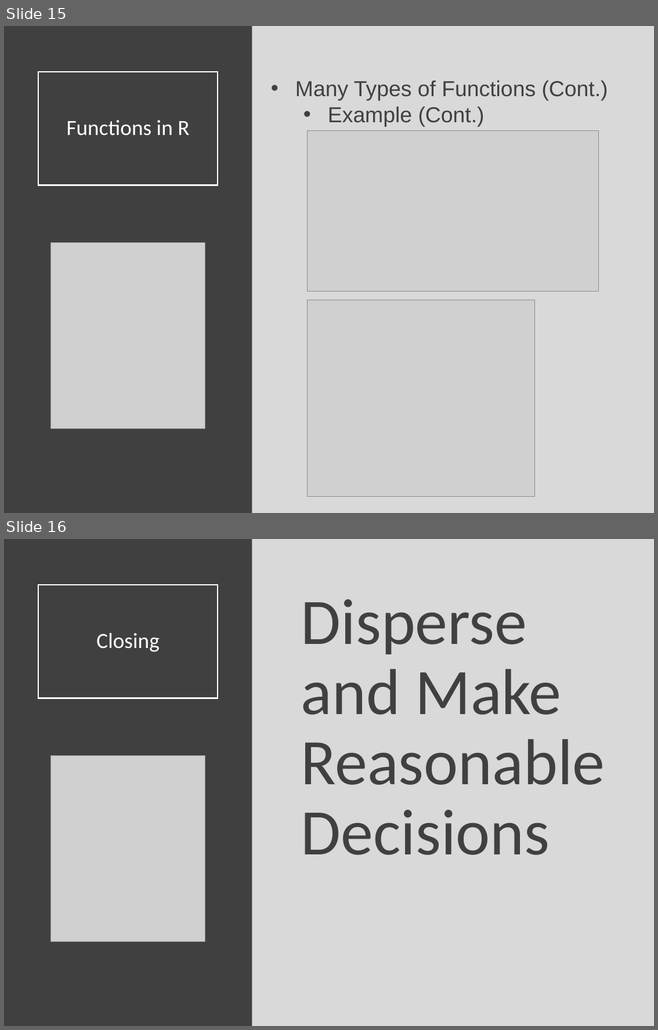
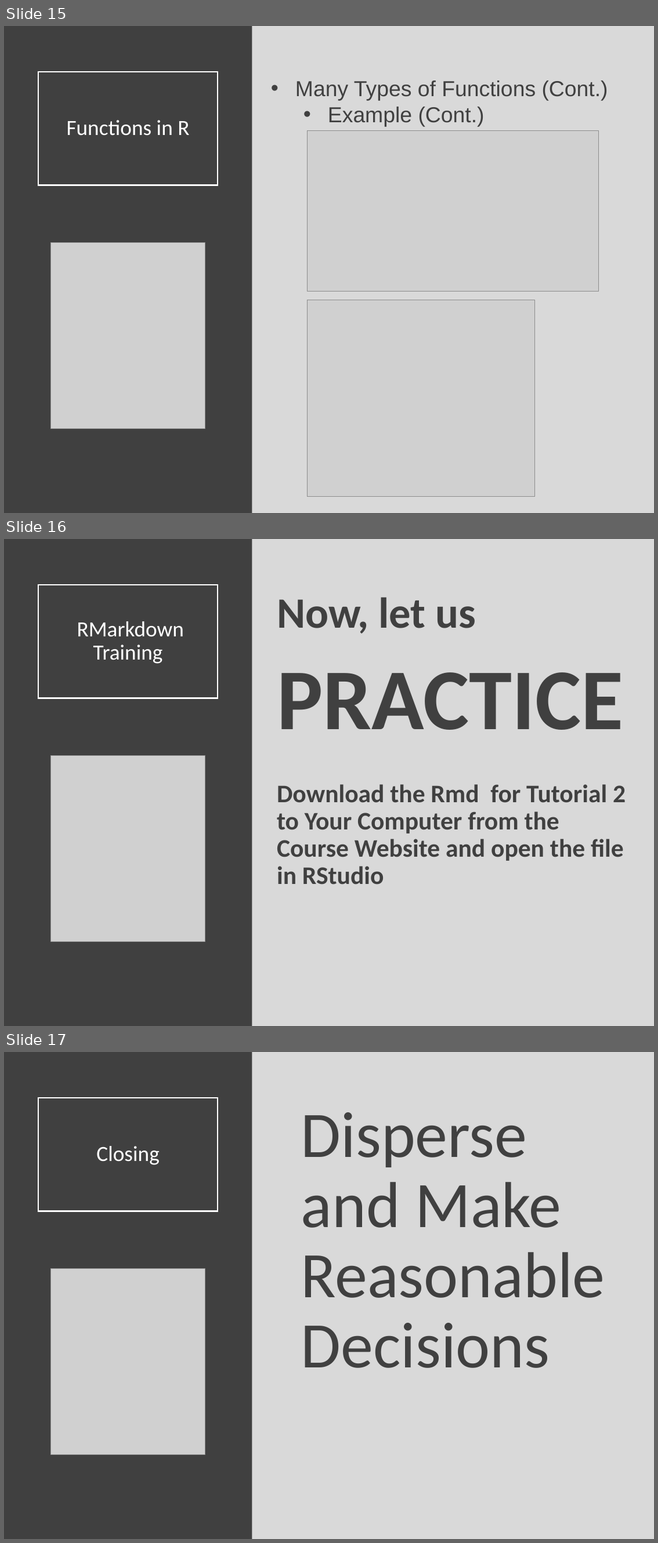
Before and after one commit to Yixf-Self/STOR320_WEBSITE, a slide deck: Lecture/Workflow/Workflow_Lecture.pptx. Shown one above the other, each under a label of ours: slides 15 and 16 before the commit, slides 15, 16 and 17 after it. The pictures are 658x1030 and 658x1543 pixels, drawn with LibreOffice and Linux fonts; fonts in the diff are those of the drawing; grey boxes stand for pictures. Boxes give left, top, right and bottom in pixels: in the first picture for what was removed or moved away, otherwise in the second. Text is boxed around its words. In the diff, an @@ line names an element or a change of style, - is before the commit and + after.

```diff
--- a/Lecture/Workflow/Workflow_Lecture.pptx
+++ b/Lecture/Workflow/Workflow_Lecture.pptx
@@ slide 16 added at (x1=4, y1=539, x2=654, y2=1026), background #D9D9D9 @@
@@ rectangle added at (x1=4, y1=539, x2=252, y2=1026), fill #404040 @@
@@ title added at (x1=38, y1=584, x2=217, y2=698), outline #FFFFFF 1.5 pt, 24 pt, text #FFFFFF @@
+RMarkdown Training
@@ text added at (x1=277, y1=597, x2=625, y2=885), 28 pt, text #404040, bold @@
+Now, let us
+PRACTICE
+Download the Rmd for Tutorial 2 to Your Computer from the Course Website and open the file in RStudio
@@ picture added at (x1=51, y1=755, x2=205, y2=942) @@
@@ what was slide 16 is now slide 17 @@
```
Also in this commit, not shown: 1 slide changed, 10 other files.
